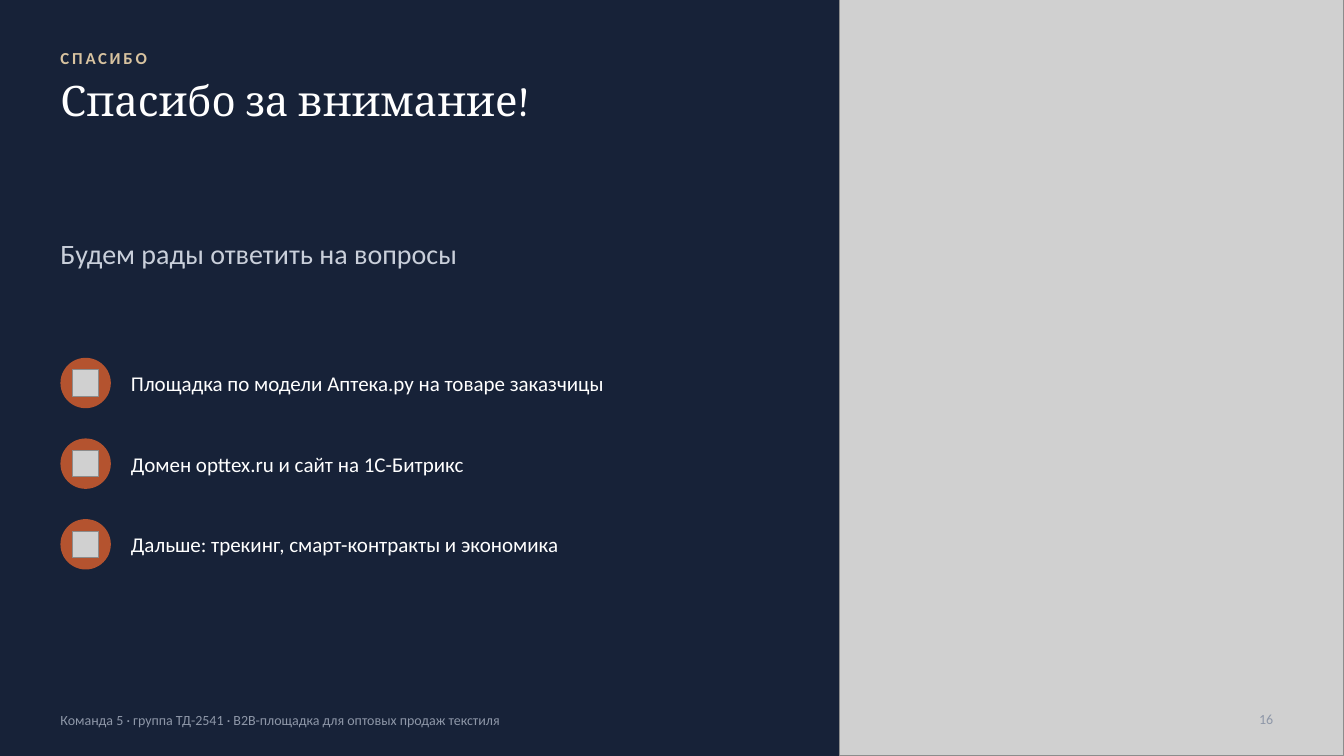
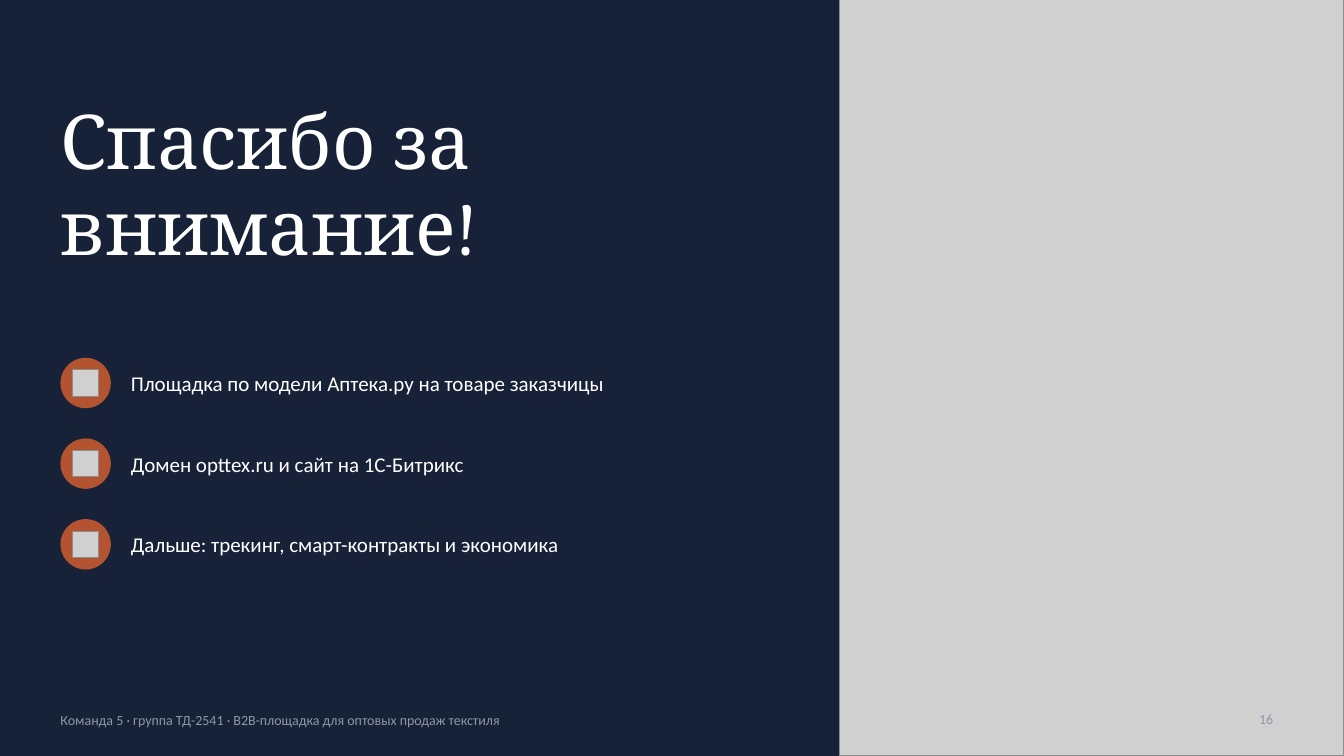
Before and after one commit to caesart966-web/first_reposirtory, a slide deck: slide 16 of komanda-5/16.11_весь_проект/Команда_5_B2B-площадка_16.11_презентация.pptx. Drawn at 1344x756 pixels with LibreOffice and Linux fonts; fonts in the diff are those of the drawing; grey boxes stand for pictures. Boxes give left, top, right and bottom in pixels: in the first picture for what was removed or moved away, otherwise in the second. Text is boxed around its words. In the diff, an @@ line names an element or a change of style, - is before the commit and + after.

```diff
--- a/komanda-5/16.11_весь_проект/Команда_5_B2B-площадка_16.11_презентация.pptx
+++ b/komanda-5/16.11_весь_проект/Команда_5_B2B-площадка_16.11_презентация.pptx
@@ text removed at (x1=60, y1=53, x2=146, y2=64) @@
-СПАСИБО
@@ title "Спасибо за внимание!" moved from (x1=60, y1=84, x2=518, y2=117) to (x1=60, y1=111, x2=471, y2=256) @@
@@ title "Спасибо за внимание!" at (x1=60, y1=111, x2=471, y2=256): size 30 to 54 pt; line spacing 1 to 0.95 @@
@@ text removed at (x1=60, y1=246, x2=457, y2=269) @@
-Будем рады ответить на вопросы
```
Also in this commit, not shown: 1 other slide changed, 1 other file.
